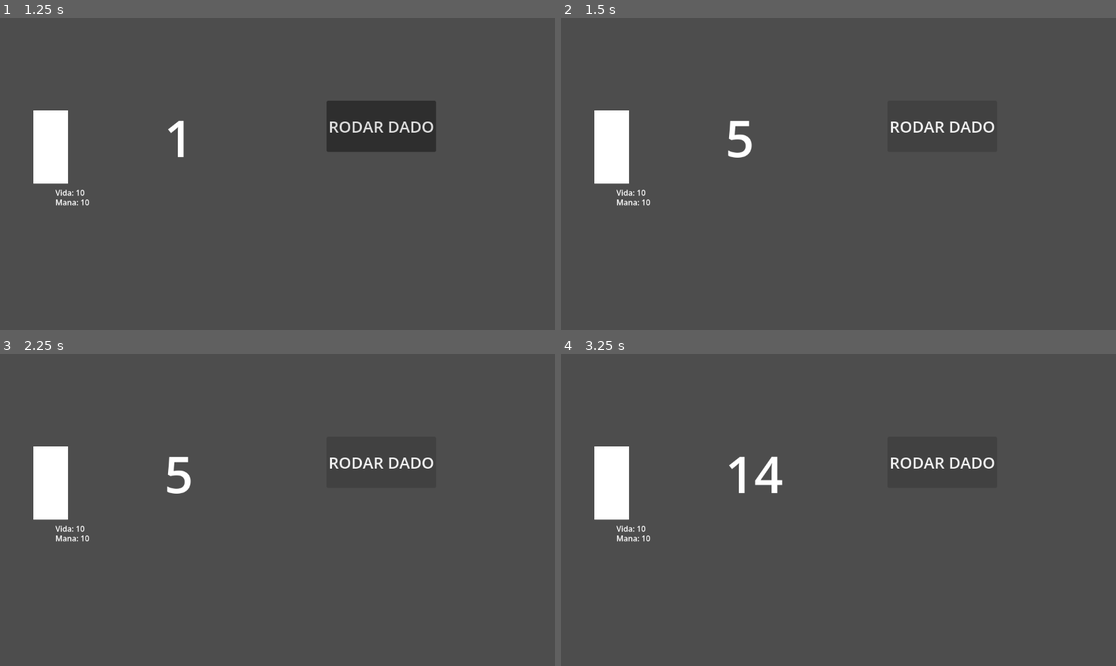
Above: before the commit, frames 1-4 (two rows, left to right).
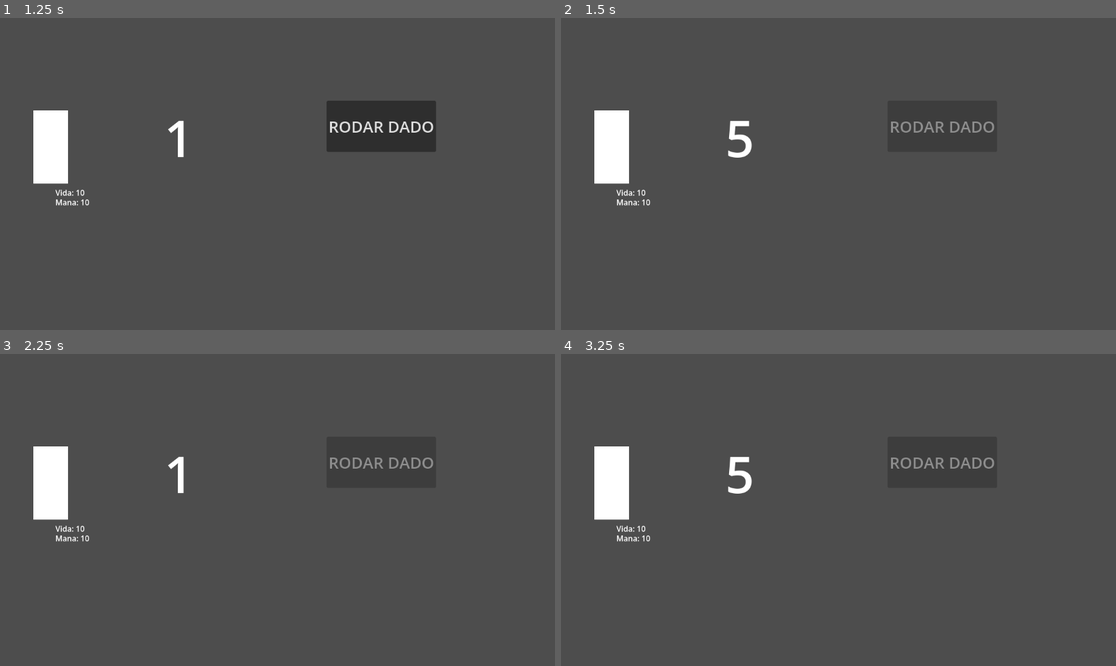
Above: after the commit, the same moments.

Repository: ygcs796/dungeon-master-ps-laje
Game: Godot game, scene res://interfaces/menu_principal.tscn
The game is run twice, just before and just after one commit, with the same random seed, the same clock (stepped at 60 frames per second) and the same inputs.
Inputs (mouse positions are in pixels of both pictures, inside the frame that each line leads up to):
- Up to frame 1 (1.25 s): click "Iniciar Jogo" at 0.5 s
- Up to frame 2 (1.5 s): click "RODAR DADO" at 1.25 s
- Up to frame 3 (2.25 s): click (382, 463) at 2 s, where only the run before the commit has a clickable "RODAR DADO"
- Up to frame 4 (3.25 s): click (943, 463) at 2.75 s, where only the run before the commit has a clickable "RODAR DADO"

Frame 1 is identical in both runs. In frame 2, 0.3% of the frame differs, in the area x 59-79%, y 33-37%; in frame 3, 0.6%; in frame 4, 0.9%, in the area x 30-79%, y 32-45%.

Commit message:
Mudanças no botão
Fiz com que o botão só fosse apertado 1 vez "por vez"

Diff:
--- a/dado.gd
+++ b/dado.gd
@@ -9,9 +9,11 @@
 
 func _on_button_button_down() -> void:
 	var numero_escolhido
+	$Button.disabled = true # desabilita para eu só poder clicar uma vez no botão
 	for i in range(6): # quantidade de segundos
 		for j in range(4): # números por segundo
 			numero_escolhido = randi_range(1, 20)
 			texto_dado.text = str(numero_escolhido)
 			await get_tree().create_timer(0.25).timeout
 	numero_dado.emit(numero_escolhido)
+	$Button.disabled = false
